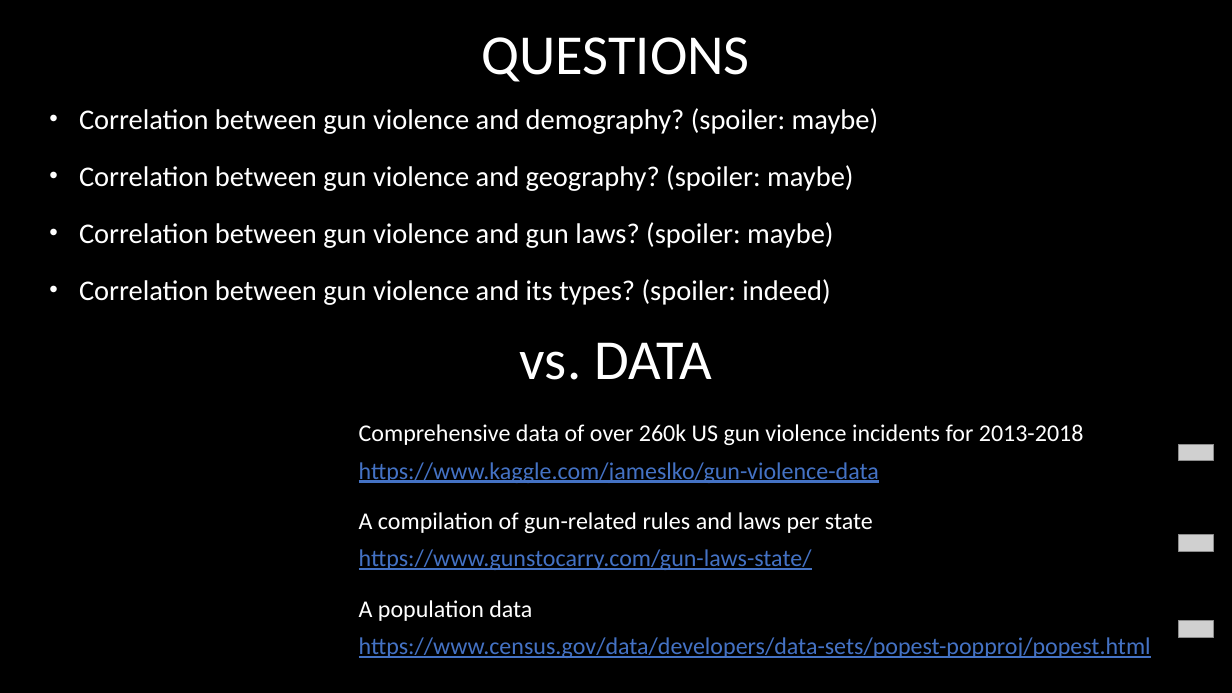
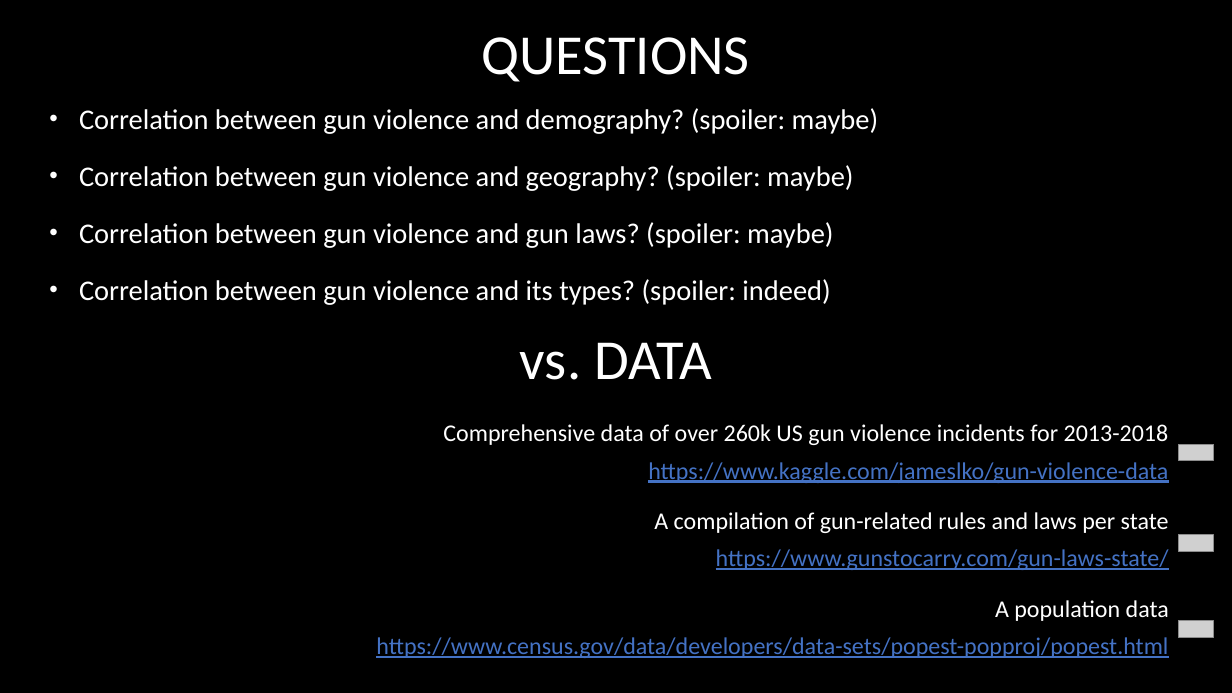
Before and after one commit to Demarsch/gun-violence, a slide deck: slide 3 of Presentation/Gun Violence.pptx. Drawn at 1232x693 pixels with LibreOffice and Linux fonts; fonts in the diff are those of the drawing; grey boxes stand for pictures; background and template pictures are left out. Boxes give left, top, right and bottom in pixels: in the first picture for what was removed or moved away, otherwise in the second. Text is boxed around its words. In the diff, an @@ line names an element or a change of style, - is before the commit and + after.

```diff
--- a/Presentation/Gun Violence.pptx
+++ b/Presentation/Gun Violence.pptx
@@ text "Comprehensive data of over 260k ..." at box(376, 424, 1169, 658): alignment left to right @@
```
Also in this commit, not shown: 3 slides added.
